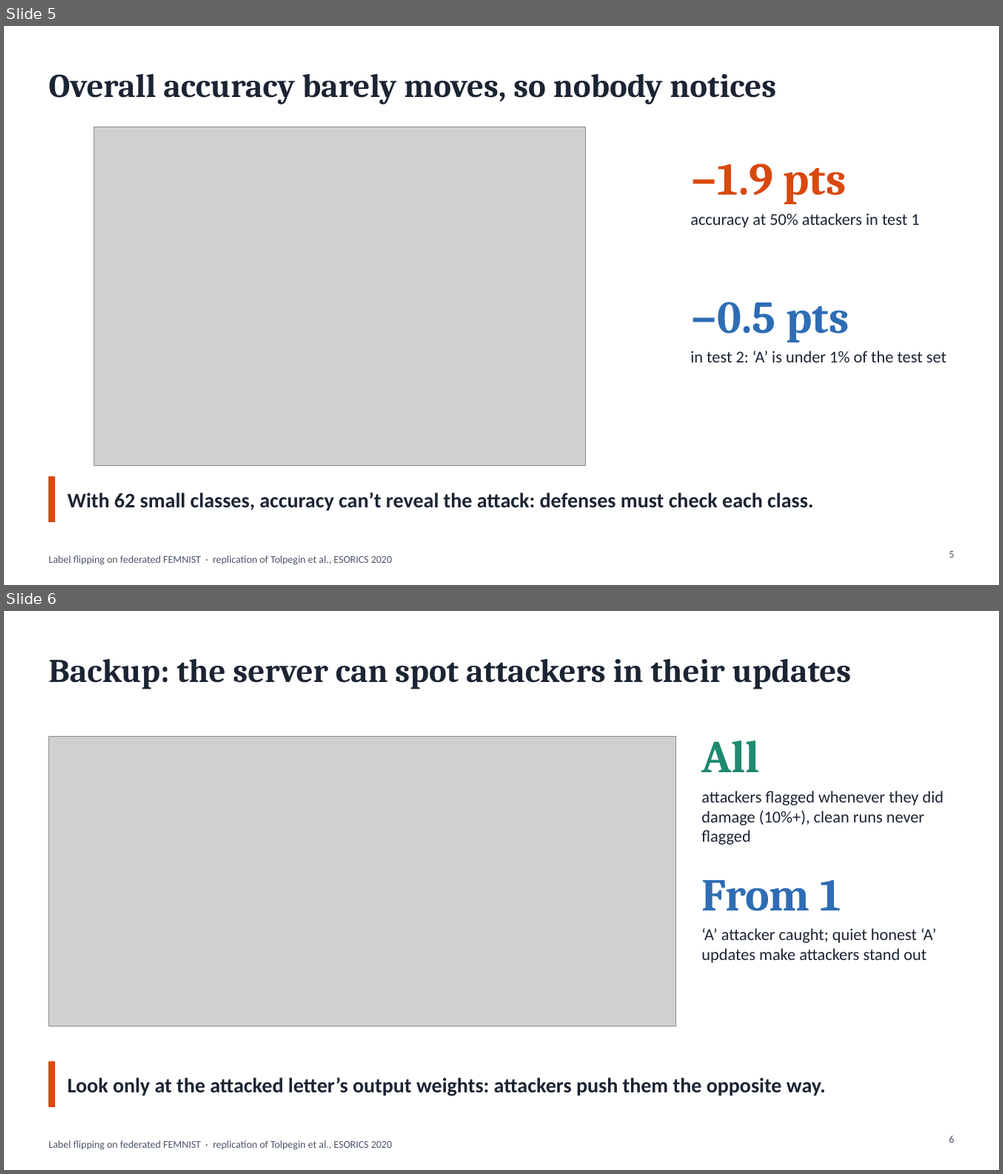
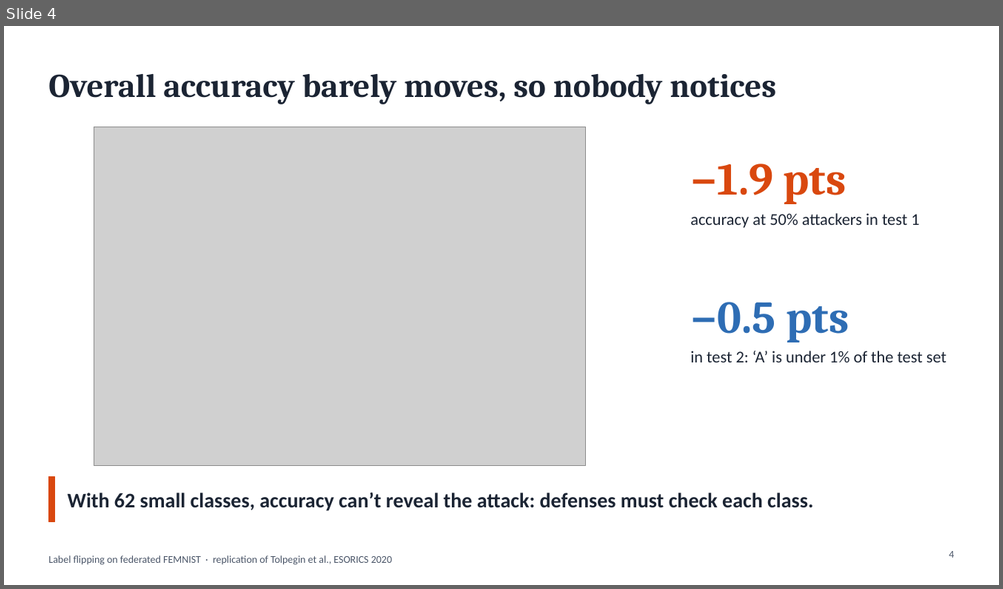
Before and after one commit to wetthamm/FederatedLearning, a slide deck: writeup/FEMNIST_label_flipping_5slides.pptx. Shown one above the other, each under a label of ours: slides 5 and 6 before the commit, slide 4 after it. The pictures are 1003x1174 and 1003x589 pixels, drawn with LibreOffice and Linux fonts; fonts in the diff are those of the drawing; grey boxes stand for pictures. Boxes give left, top, right and bottom in pixels: in the first picture for what was removed or moved away, otherwise in the second. Text is boxed around its words. In the diff, an @@ line names an element or a change of style, - is before the commit and + after.

```diff
--- a/writeup/FEMNIST_label_flipping_5slides.pptx
+++ b/writeup/FEMNIST_label_flipping_5slides.pptx
@@ slide 6 removed at [4,611,999,1170], background #FFFFFF; not listed: 1 template element that a slide beside it also shows @@
@@ title removed at [48,659,851,689] @@
-Backup: the server can spot attackers in their updates
@@ picture removed at [48,736,675,1026] @@
@@ text removed at [701,741,760,772] @@
-All
@@ text removed at [701,791,944,845] @@
-attackers flagged whenever they did damage (10%+), clean runs never flagged
@@ text removed at [701,880,840,911] @@
-From 1
@@ text removed at [701,928,936,963] @@
-‘A’ attacker caught; quiet honest ‘A’ updates make attackers stand out
@@ rectangle removed at [48,1062,55,1107] @@
@@ text removed at [68,1078,825,1096] @@
-Look only at the attacked letter’s output weights: attackers push them the opposite way.
@@ page number removed at [948,1136,953,1143] @@
-6
@@ what was slide 5 is now slide 4 @@
@@ page number at [948,551,953,558]: text changed @@
-5
+4
```
Also in this commit, not shown: 1 slide added, 1 other slide removed, 3 other files.
